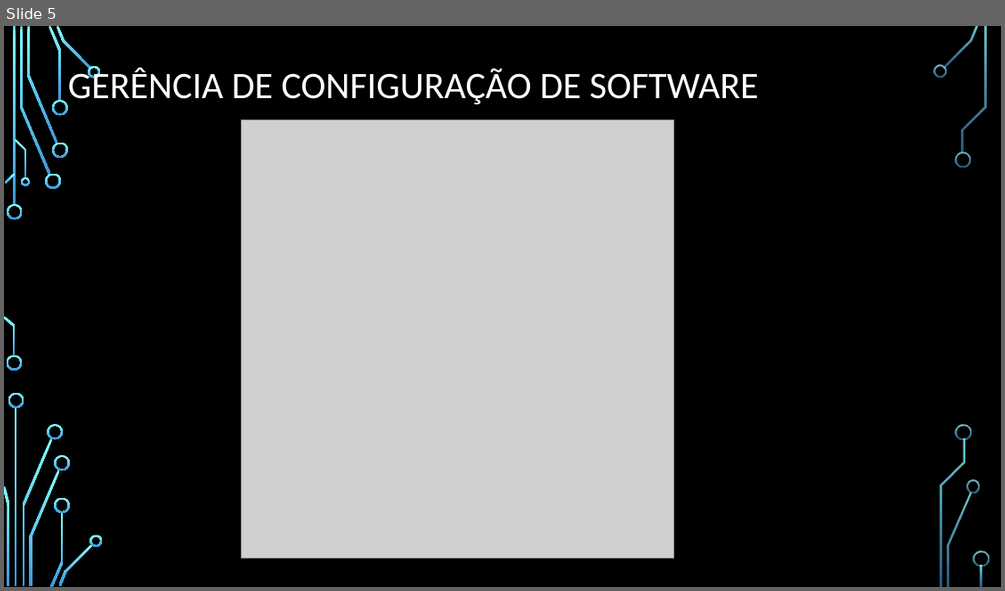
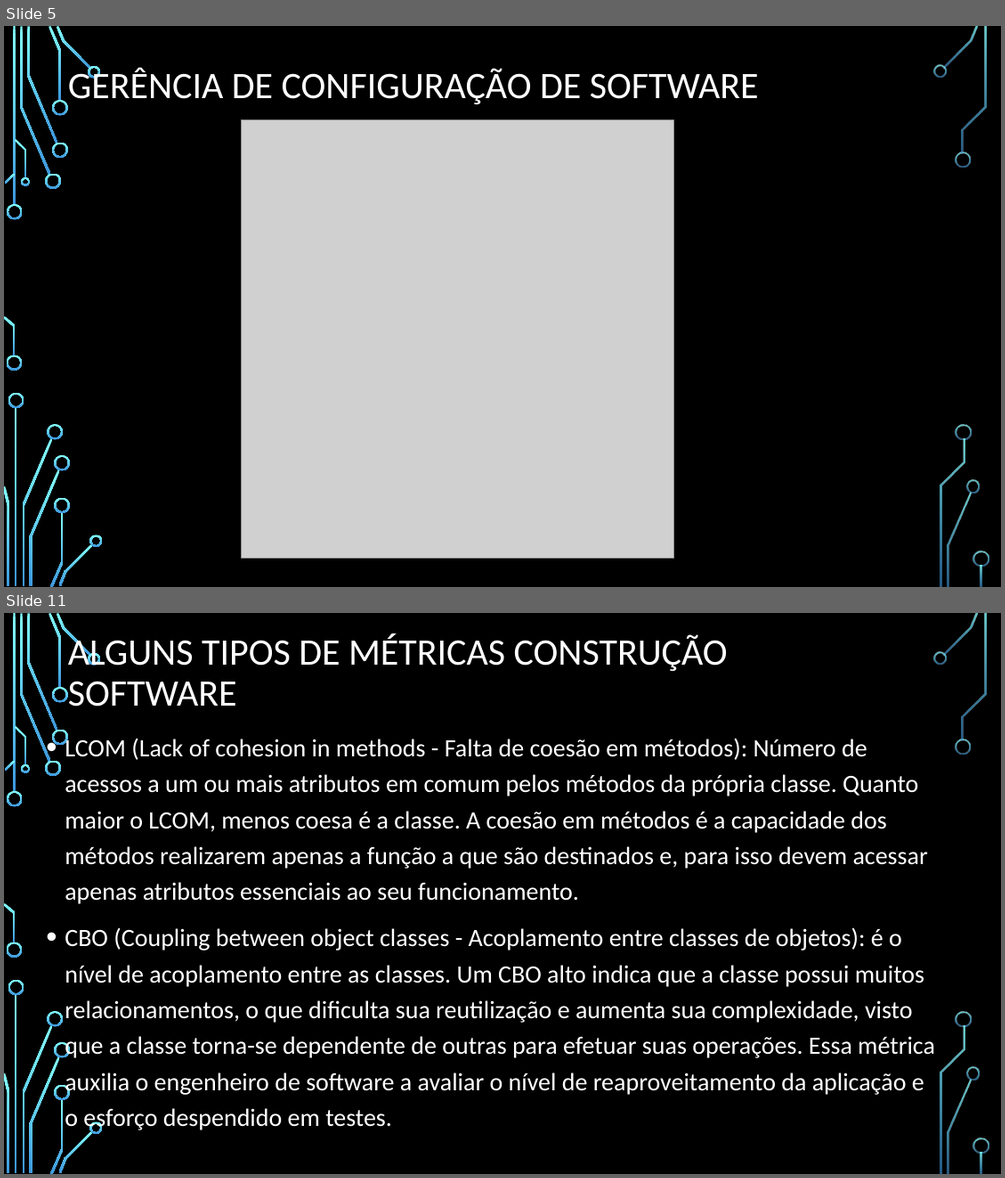
Before and after one commit to DeniseCruz/GerenciaConfig, a slide deck: MedicaoMetricas.pptx. Shown one above the other, each under a label of ours: slide 5 before the commit, slides 5 and 11 after it; the slides between them are not shown. The pictures are 1005x591 and 1005x1178 pixels, drawn with LibreOffice and Linux fonts; fonts in the diff are those of the drawing; grey boxes stand for pictures; background and template pictures are left out. Boxes give left, top, right and bottom in pixels: in the first picture for what was removed or moved away, otherwise in the second. Text is boxed around its words. In the diff, an @@ line names an element or a change of style, - is before the commit and + after.

```diff
--- a/MedicaoMetricas.pptx
+++ b/MedicaoMetricas.pptx
@@ slide 11 added at [4,613,1001,1174], background picture (left out); not listed: 36 template elements that a slide beside it also shows @@
@@ title added at [68,634,728,706], 36 pt, text #FFFFFF @@
+ALGUNS TIPOS DE MÉTRICAS CONSTRUÇÃO SOFTWARE
@@ text added at [65,736,935,1095], 24 pt, text #FFFFFF @@
+• LCOM (Lack of cohesion in methods - Falta de coesão em métodos): Número de acessos a um ou mais atributos em comum pelos métodos da própria classe. Quanto maior o LCOM, menos coesa é a classe. A coesão em métodos é a capacidade dos métodos realizarem apenas a função a que são destinados e, para isso devem acessar apenas atributos essenciais ao seu funcionamento.
+• CBO (Coupling between object classes - Acoplamento entre classes de objetos): é o nível de acoplamento entre as classes. Um CBO alto indica que a classe possui muitos relacionamentos, o que dificulta sua reutilização e aumenta sua complexidade, visto que a classe torna-se dependente de outras para efetuar suas operações. Essa métrica auxilia o engenheiro de software a avaliar o nível de reaproveitamento da aplicação e o esforço despendido em testes.
```
Also in this commit, not shown: 7 slides changed, 10 other slides added, 1 slide removed.
